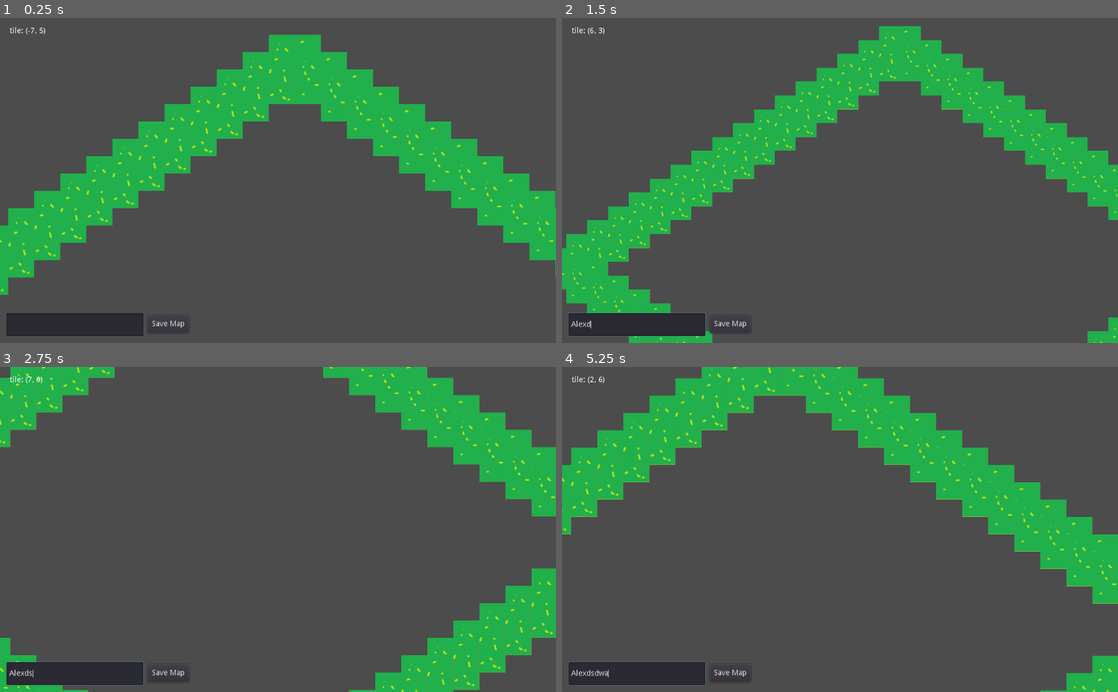
Above: before the commit, frames 1-4 (two rows, left to right).
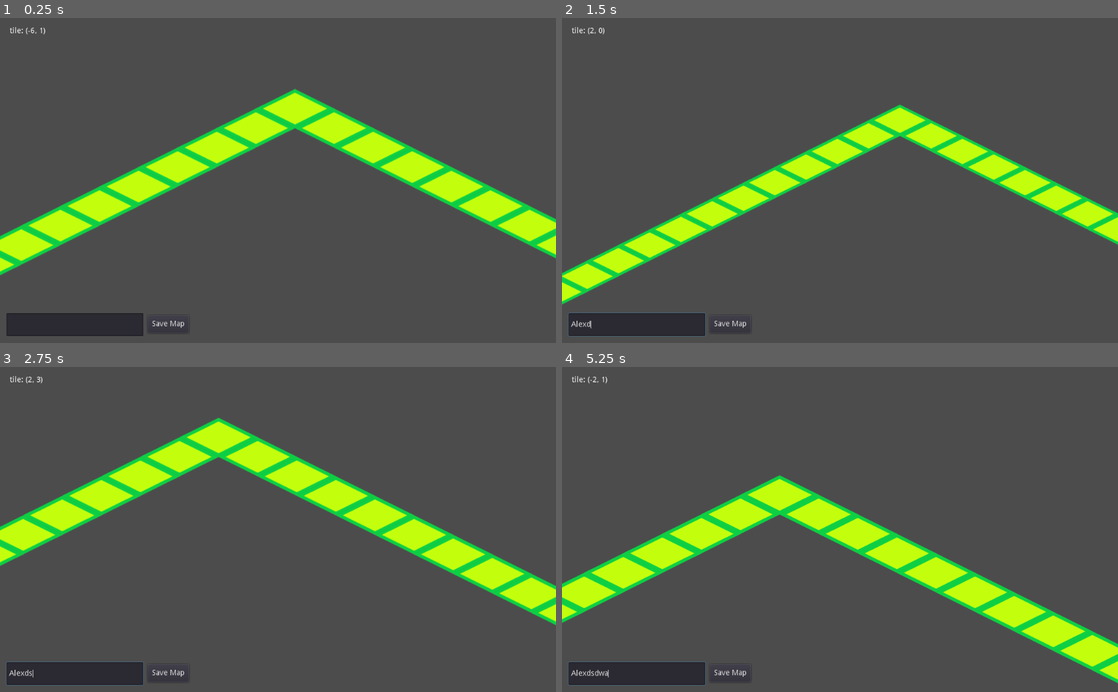
Above: after the commit, the same moments.

Repository: xfstef/captains
Game: Godot game, scene res://AdventureMap.tscn
The game is run twice, just before and just after one commit, with the same random seed, the same clock (stepped at 60 frames per second) and the same inputs.
Inputs (mouse positions are in pixels of both pictures, inside the frame that each line leads up to):
- Up to frame 1 (0.25 s): no input
- Up to frame 2 (1.5 s): click (634, 323) at 0.52 s; type "Alex" at 0.6 s; move the mouse to (962, 164) at 1.27 s; hold D (map_right) from 1.28 s (still down); tap Mouse wheel down (wheel_down) at 1.35 s
- Up to frame 3 (2.75 s): move the mouse to (166, 545) at 2.02 s; release D (map_right) at 2.03 s; hold S (map_down) from 2.03 s (still down); tap Mouse wheel up (wheel_up) at 2.1 s
- Up to frame 4 (5.25 s): move the mouse to (895, 458) at 2.77 s; release S (map_down) at 2.78 s; hold D (map_right) 2.78-3.53 s; tap Mouse wheel down (wheel_down) at 2.85, 4.35 s; move the mouse to (812, 594) at 3.52 s; hold W (map_up) 3.53-4.28 s; tap Mouse wheel up (wheel_up) at 3.6, 5.1 s; move the mouse to (1006, 578) at 4.27 s; hold A (map_left) from 4.28 s (still down); move the mouse to (673, 480) at 5.02 s

The runs differ from the first frame. In frame 1, 25% of the frame differs, in the area x 0-100%, y 2-86%; in frame 2, 27%; in frame 3, 27%; in frame 4, 32%, in the area x 0-100%, y 0-100%.

Commit message:
Changed size of tiles and added isometric example tiles

Diff:
--- a/AdventureMap.tscn
+++ b/AdventureMap.tscn
@@ -10,7 +10,7 @@
 script = ExtResource( 2 )
 
 [node name="Camera2D" type="Camera2D" parent="."]
-offset = Vector2( 0, 300 )
+offset = Vector2( 0, 200 )
 current = true
 smoothing_enabled = true
 script = ExtResource( 5 )
@@ -18,7 +18,7 @@
 [node name="TM-Ground" type="TileMap" parent="."]
 mode = 1
 tile_set = ExtResource( 1 )
-cell_size = Vector2( 96, 64 )
+cell_size = Vector2( 144, 72 )
 cell_tile_origin = 1
 format = 1
 tile_data = PoolIntArray( 0, 0, 0, 1, 0, 0, 2, 0, 0, 3, 0, 0, 4, 0, 0, 5, 0, 0, 6, 0, 0, 7, 0, 0, 8, 0, 0, 9, 0, 0, 10, …(740 unchanged characters)…
@@ -27,14 +27,14 @@
 position = Vector2( 3.05176e-05, -0.00253749 )
 mode = 1
 tile_set = ExtResource( 3 )
-cell_size = Vector2( 96, 64 )
+cell_size = Vector2( 144, 72 )
 cell_tile_origin = 1
 format = 1
 
 [node name="TM-Interactable" type="TileMap" parent="."]
 mode = 1
 tile_set = ExtResource( 4 )
-cell_size = Vector2( 96, 64 )
+cell_size = Vector2( 144, 72 )
 cell_tile_origin = 1
 format = 1
 
--- a/Assets/TileResources/TMGround.tres
+++ b/Assets/TileResources/TMGround.tres
@@ -1,15 +1,23 @@
 [gd_resource type="TileSet" load_steps=2 format=2]
 
-[ext_resource path="res://Assets/Sprites/6tileSimple.png" type="Texture" id=1]
-
+[ext_resource path="res://Assets/Sprites/6tilesNew.png" type="Texture" id=2]
 
 [resource]
-0/name = "6tileSimple.png 0"
-0/texture = ExtResource( 1 )
+0/name = "6tilesNew.png 0"
+0/texture = ExtResource( 2 )
 0/tex_offset = Vector2( 0, 0 )
 0/modulate = Color( 1, 1, 1, 1 )
-0/region = Rect2( 0, 0, 96, 96 )
-0/tile_mode = 0
+0/region = Rect2( 0, 0, 432, 144 )
+0/tile_mode = 1
+0/autotile/bitmask_mode = 0
+0/autotile/bitmask_flags = [  ]
+0/autotile/icon_coordinate = Vector2( 0, 0 )
+0/autotile/tile_size = Vector2( 144, 72 )
+0/autotile/spacing = 0
+0/autotile/occluder_map = [  ]
+0/autotile/navpoly_map = [  ]
+0/autotile/priority_map = [  ]
+0/autotile/z_index_map = [  ]
 0/occluder_offset = Vector2( 0, 0 )
 0/navigation_offset = Vector2( 0, 0 )
 0/shape_offset = Vector2( 0, 0 )
@@ -18,73 +26,3 @@
 0/shape_one_way_margin = 0.0
 0/shapes = [  ]
 0/z_index = 0
-1/name = "6tileSimple.png 1"
-1/texture = ExtResource( 1 )
-1/tex_offset = Vector2( 0, 0 )
-1/modulate = Color( 1, 1, 1, 1 )
-1/region = Rect2( 96, 0, 96, 96 )
-1/tile_mode = 0
-1/occluder_offset = Vector2( 0, 0 )
-1/navigation_offset = Vector2( 0, 0 )
-1/shape_offset = Vector2( 0, 0 )
-1/shape_transform = Transform2D( 1, 0, 0, 1, 0, 0 )
-1/shape_one_way = false
-1/shape_one_way_margin = 0.0
-1/shapes = [  ]
-1/z_index = 0
-2/name = "6tileSimple.png 2"
-2/texture = ExtResource( 1 )
-2/tex_offset = Vector2( 0, 0 )
-2/modulate = Color( 1, 1, 1, 1 )
-2/region = Rect2( 192, 0, 96, 96 )
-2/tile_mode = 0
-2/occluder_offset = Vector2( 0, 0 )
-2/navigation_offset = Vector2( 0, 0 )
-2/shape_offset = Vector2( 0, 0 )
-2/shape_transform = Transform2D( 1, 0, 0, 1, 0, 0 )
-2/shape_one_way = false
-2/shape_one_way_margin = 0.0
-2/shapes = [  ]
-2/z_index = 0
-3/name = "6tileSimple.png 3"
-3/texture = ExtResource( 1 )
-3/tex_offset = Vector2( 0, 0 )
-3/modulate = Color( 1, 1, 1, 1 )
-3/region = Rect2( 0, 96, 96, 96 )
-3/tile_mode = 0
-3/occluder_offset = Vector2( 0, 0 )
-3/navigation_offset = Vector2( 0, 0 )
-3/shape_offset = Vector2( 0, 0 )
-3/shape_transform = Transform2D( 1, 0, 0, 1, 0, 0 )
-3/shape_one_way = false
-3/shape_one_way_margin = 0.0
-3/shapes = [  ]
-3/z_index = 0
-4/name = "6tileSimple.png 4"
-4/texture = ExtResource( 1 )
-4/tex_offset = Vector2( 0, 0 )
-4/modulate = Color( 1, 1, 1, 1 )
-4/region = Rect2( 96, 96, 96, 96 )
-4/tile_mode = 0
-4/occluder_offset = Vector2( 0, 0 )
-4/navigation_offset = Vector2( 0, 0 )
-4/shape_offset = Vector2( 0, 0 )
-4/shape_transform = Transform2D( 1, 0, 0, 1, 0, 0 )
-4/shape_one_way = false
-4/shape_one_way_margin = 0.0
-4/shapes = [  ]
-4/z_index = 0
-5/name = "6tileSimple.png 5"
-5/texture = ExtResource( 1 )
-5/tex_offset = Vector2( 0, 0 )
-5/modulate = Color( 1, 1, 1, 1 )
-5/region = Rect2( 192, 96, 96, 96 )
-5/tile_mode = 0
-5/occluder_offset = Vector2( 0, 0 )
-5/navigation_offset = Vector2( 0, 0 )
-5/shape_offset = Vector2( 0, 0 )
-5/shape_transform = Transform2D( 1, 0, 0, 1, 0, 0 )
-5/shape_one_way = false
-5/shape_one_way_margin = 0.0
-5/shapes = [  ]
-5/z_index = 0
--- a/Scripts/AdventureMap.gd
+++ b/Scripts/AdventureMap.gd
@@ -79,10 +79,10 @@
 	mapWidth = payload.width
 	mapHeight = payload.height
 
-	camera.limit_left = ((mapWidth / 2) * -96) - 200
+	camera.limit_left = ((mapWidth / 2) * -144) - 200
 	camera.limit_top = -400
-	camera.limit_right = ((mapWidth / 2) * 96) + 200
-	camera.limit_bottom = ((mapHeight / 2) * 64) + 400
+	camera.limit_right = ((mapWidth / 2) * 144) + 200
+	camera.limit_bottom = mapHeight * 72
 
 	for y in range(mapHeight):
 		mapGroundMatrix.append([])
--- a/Scripts/Camera2D.gd
+++ b/Scripts/Camera2D.gd
@@ -20,13 +20,13 @@
 		self.zoom.x -= 0.25
 		self.zoom.y -= 0.25
 
-	if mouse_pos.x < 50:
+	if mouse_pos.x < 30:
 		move_vector.x = -1
-	elif mouse_pos.x > viewport_size.x - 50:
+	elif mouse_pos.x > viewport_size.x - 30:
 		move_vector.x = 1
-	if mouse_pos.y < 50:
+	if mouse_pos.y < 30:
 		move_vector.y = -1
-	elif mouse_pos.y > viewport_size.y - 50:
+	elif mouse_pos.y > viewport_size.y - 30:
 		move_vector.y = 1
 
 	global_translate(move_vector * delta * 300 * self.zoom.x)
Binary file added: Assets/Sprites/6tilesNew.png
Not shown, added: Assets/Sprites/6tilesNew.png.import
